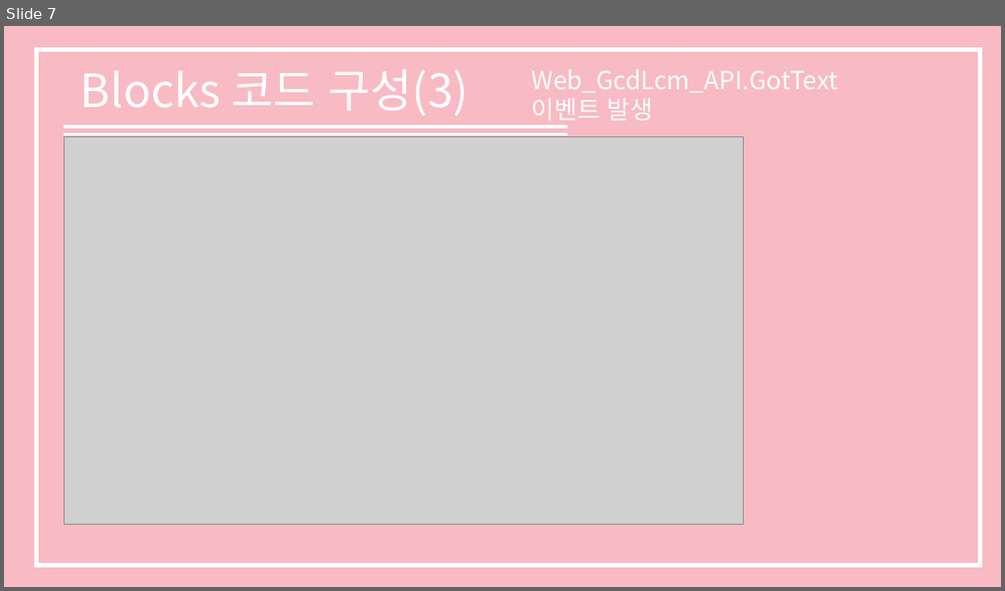
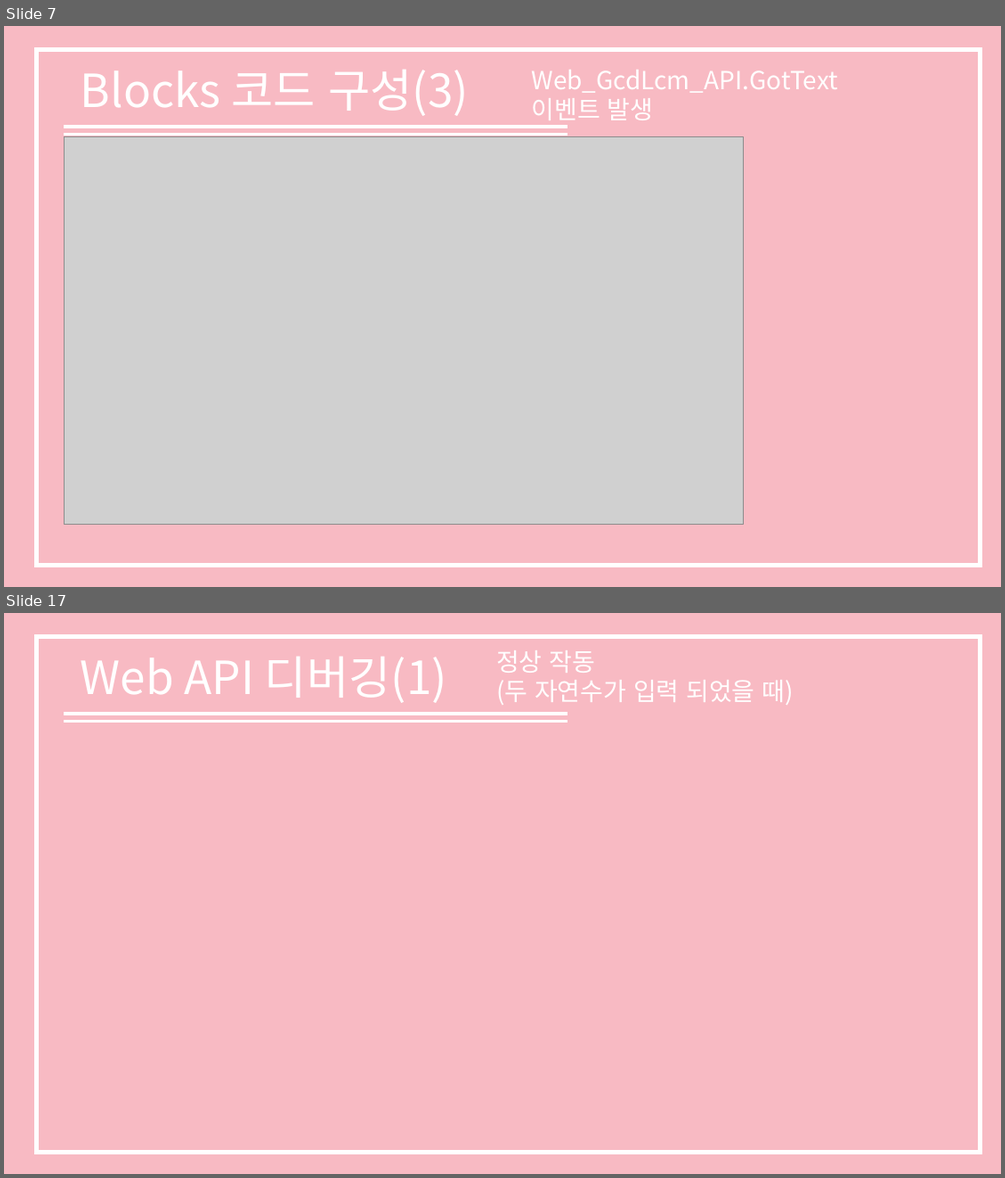
Before and after one commit to shinkeonkim/Class, a slide deck: SP1/소프트웨어 프로젝트 보고서.pptx. Shown one above the other, each under a label of ours: slide 7 before the commit, slides 7 and 17 after it; the slides between them are not shown. The pictures are 1005x591 and 1005x1178 pixels, drawn with LibreOffice and Linux fonts; fonts in the diff are those of the drawing; grey boxes stand for pictures. Boxes give left, top, right and bottom in pixels: in the first picture for what was removed or moved away, otherwise in the second. Text is boxed around its words. In the diff, an @@ line names an element or a change of style, - is before the commit and + after.

```diff
--- a/SP1/소프트웨어 프로젝트 보고서.pptx
+++ b/SP1/소프트웨어 프로젝트 보고서.pptx
@@ slide 17 added at (4,613,1001,1174), background #F8BAC3 @@
@@ rectangle added at (37,636,979,1152), outline #FFFFFF 4.5 pt @@
@@ text added at (81,657,447,703), 44 pt, text #FFFFFF @@
+Web API 디버깅(1)
@@ text added at (496,650,793,705), 24 pt, text #FFFFFF @@
+정상 작동
+(두 자연수가 입력 되었을 때)
@@ line added from (64, 714) to (568, 714), #FFFFFF 3 pt @@
@@ line added from (64, 722) to (568, 722), #FFFFFF 3 pt @@
```
Also in this commit, not shown: 10 slides changed, 9 other slides added, 2 slides removed.
